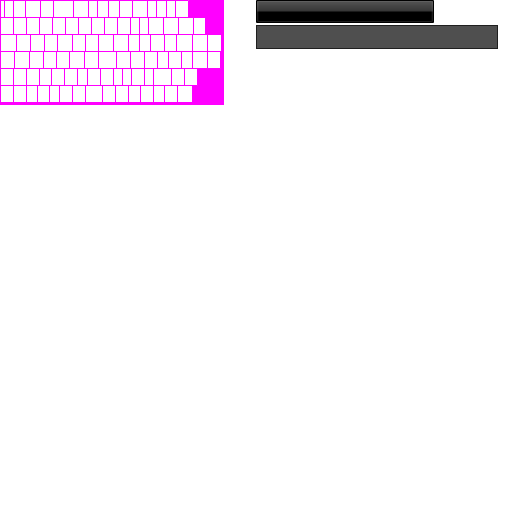
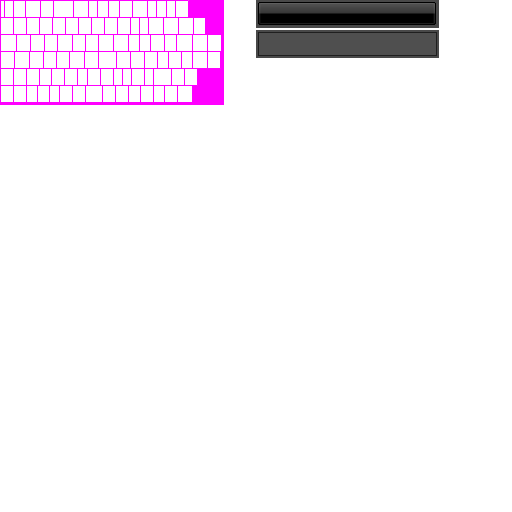
Layers edited between the first and the second 512x512 image:
painted on "Ebene #3" over [256, 0, 498, 56]
added layer "Ebene #5" above "Ebene #2" over [256, 0, 439, 58]
